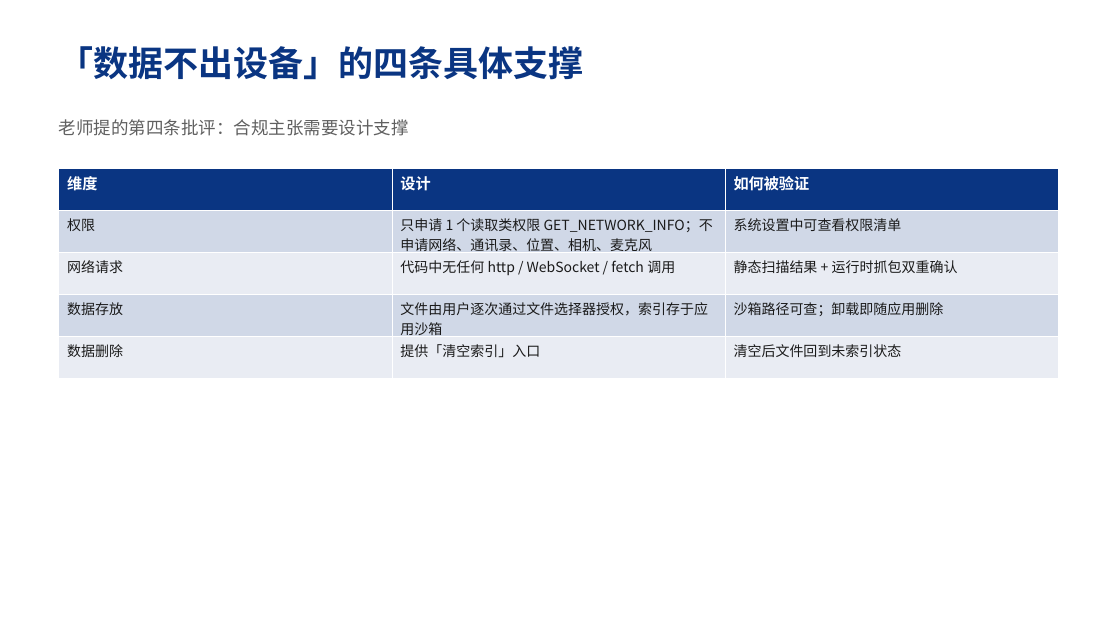
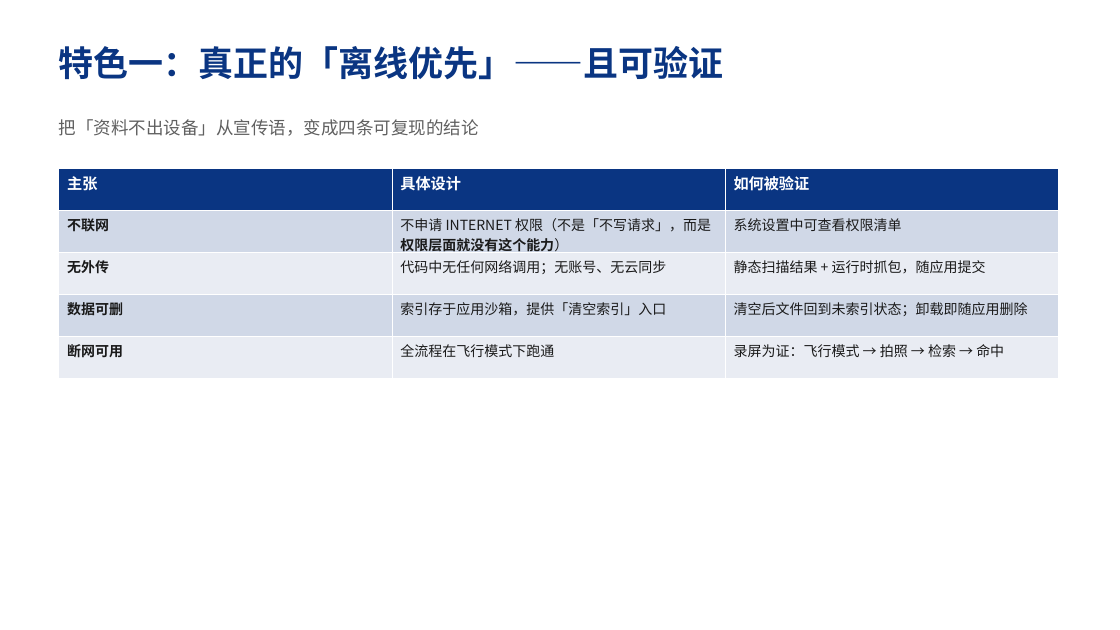
Before and after one commit to CCodeDong/agentbudget, a slide deck: slide 18 of deliverables/移动应用开发/立项.pptx (slide 16 before the commit). Drawn at 1120x630 pixels with LibreOffice and Linux fonts; fonts in the diff are those of the drawing. Boxes give left, top, right and bottom in pixels: in the first picture for what was removed or moved away, otherwise in the second. Text is boxed around its words. In the diff, an @@ line names an element or a change of style, - is before the commit and + after.

Commit message:
立项 PPT 按原稿重做：28 页，补进老师指出的四处缺口
以《开题答辩-PPT文案》v0.1 为底稿，保留原结构与内容（老师已认可的部分不动）：
- 新增 P12 上架计划：签名/材料/资质三层 + 时间 + 软著周期风险
- 新增 P15 技术路线核实：每条路线的验证环境与可检查的验收标准
- P25-26 周度计划：产出改成可检查物（可跑的包/报告/数据/录屏）
- P18 离线优先：改为四条可验证设计（权限层面就没有联网能力）
- 修订过程说明只放演讲者备注，不上幻灯面
- 修复封面与小组信息被拆成两页的问题

```diff
--- a/deliverables/移动应用开发/立项.pptx
+++ b/deliverables/移动应用开发/立项.pptx
@@ text added at box(59, 46, 724, 80), 30 pt, text #0A3582, bold @@
+特色一：真正的「离线优先」——且可验证
@@ text at box(59, 119, 479, 136): text changed; size 30 to 15 pt; text colour #0A3582 to #606060; bold off @@
-「数据不出设备」的四条具体支撑
+把「资料不出设备」从宣传语，变成四条可复现的结论
@@ text removed at box(59, 119, 409, 136) @@
-老师提的第四条批评：合规主张需要设计支撑
@@ table at box(59, 168, 1060, 378) @@
-row 1, column 1: 维度
+row 1, column 1: 主张
-row 1, column 2: 设计
+row 1, column 2: 具体设计
-row 2, column 1: 权限
+row 2, column 1: 不联网
-row 2, column 2: 只申请 1 个读取类权限 GET_NETWORK_INFO；不申请网络、通讯录、位置、相机、麦克风
+row 2, column 2: 不申请 INTERNET 权限（不是「不写请求」，而是权限层面就没有这个能力）
-row 3: 网络请求 | 代码中无任何 http / WebSocket / fetch 调用 | 静态扫描结果 + 运行时抓包双重确认
+row 3: 无外传 | 代码中无任何网络调用；无账号、无云同步 | 静态扫描结果 + 运行时抓包，随应用提交
-row 4: 数据存放 | 文件由用户逐次通过文件选择器授权，索引存于应用沙箱 | 沙箱路径可查；卸载即随应用删除
+row 4: 数据可删 | 索引存于应用沙箱，提供「清空索引」入口 | 清空后文件回到未索引状态；卸载即随应用删除
-row 5: 数据删除 | 提供「清空索引」入口 | 清空后文件回到未索引状态
+row 5: 断网可用 | 全流程在飞行模式下跑通 | 录屏为证：飞行模式 → 拍照 → 检索 → 命中
```
Also in this commit, not shown: 4 other slides changed, 23 slides added, 17 slides removed, 4 other files.
